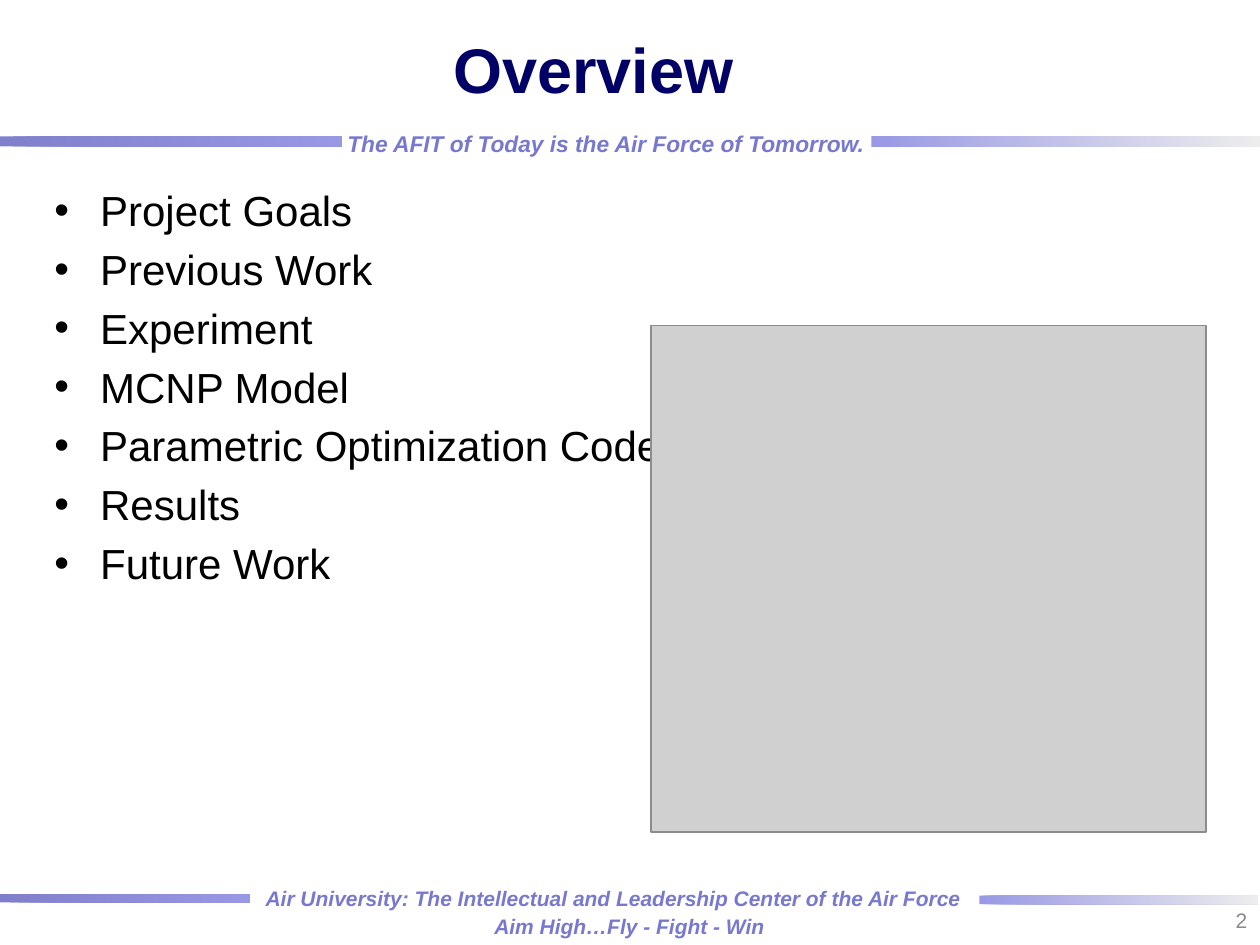
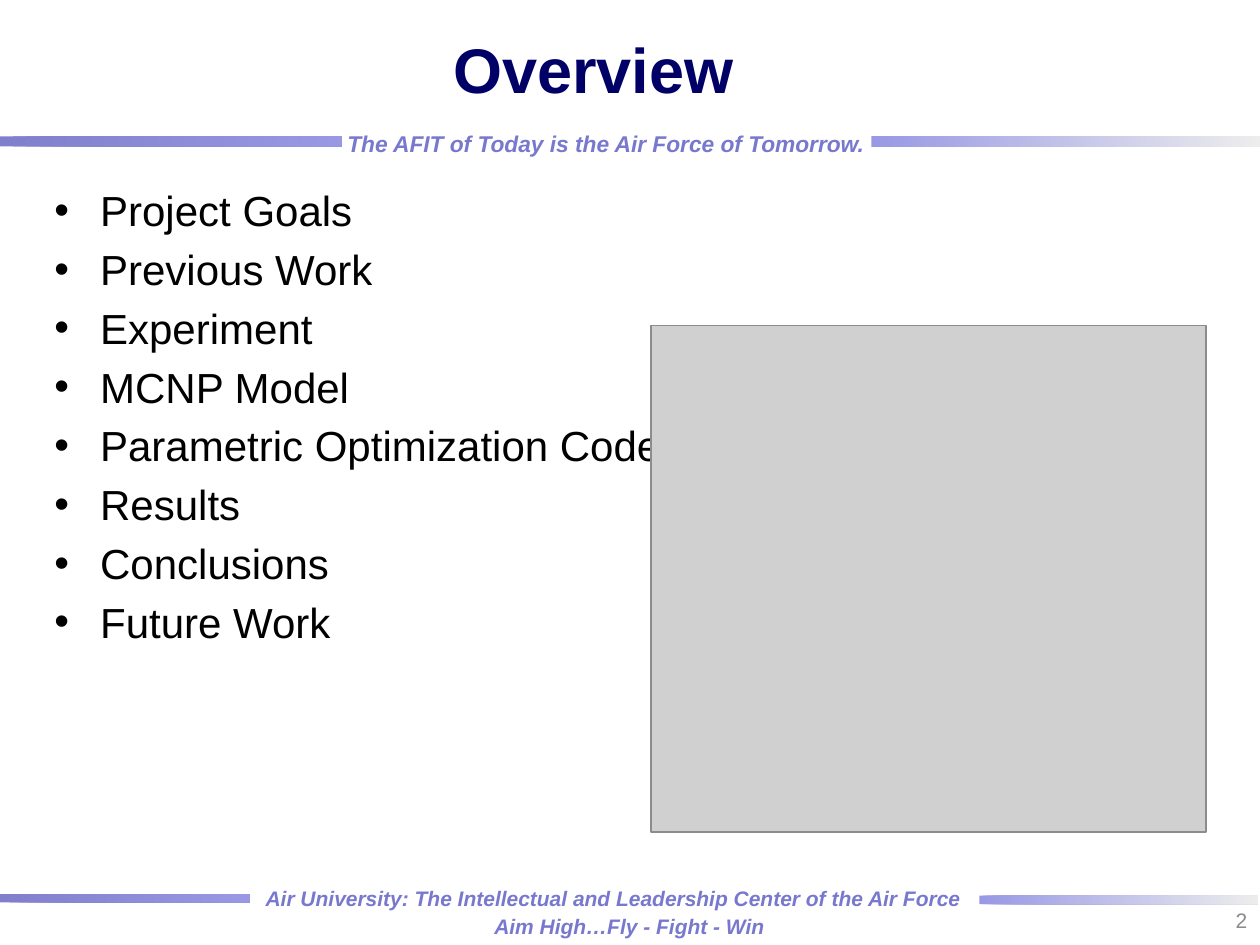
Before and after one commit to rtorzilli/GeDetector-Project, a slide deck: slide 2 of Report/HPGe_Automation Optimization_MCNP_Model.pptx. Drawn at 1260x945 pixels with LibreOffice and Linux fonts; fonts in the diff are those of the drawing; grey boxes stand for pictures; background and template pictures are left out. Boxes give left, top, right and bottom in pixels: in the first picture for what was removed or moved away, otherwise in the second. Text is boxed around its words. In the diff, an @@ line names an element or a change of style, - is before the commit and + after.

```diff
--- a/Report/HPGe_Automation Optimization_MCNP_Model.pptx
+++ b/Report/HPGe_Automation Optimization_MCNP_Model.pptx
@@ text at (x1=100, y1=548, x2=329, y2=580): paragraph added @@
+• Conclusions
```
Also in this commit, not shown: 4 other slides changed, 5 slides added, 1 slide removed, 1 other file.
